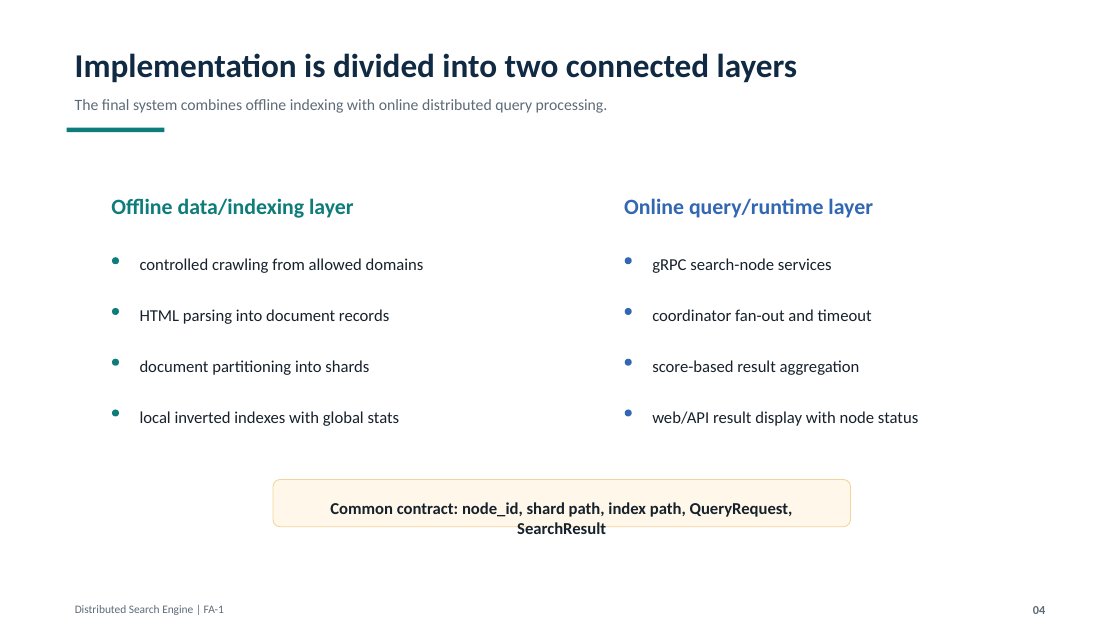
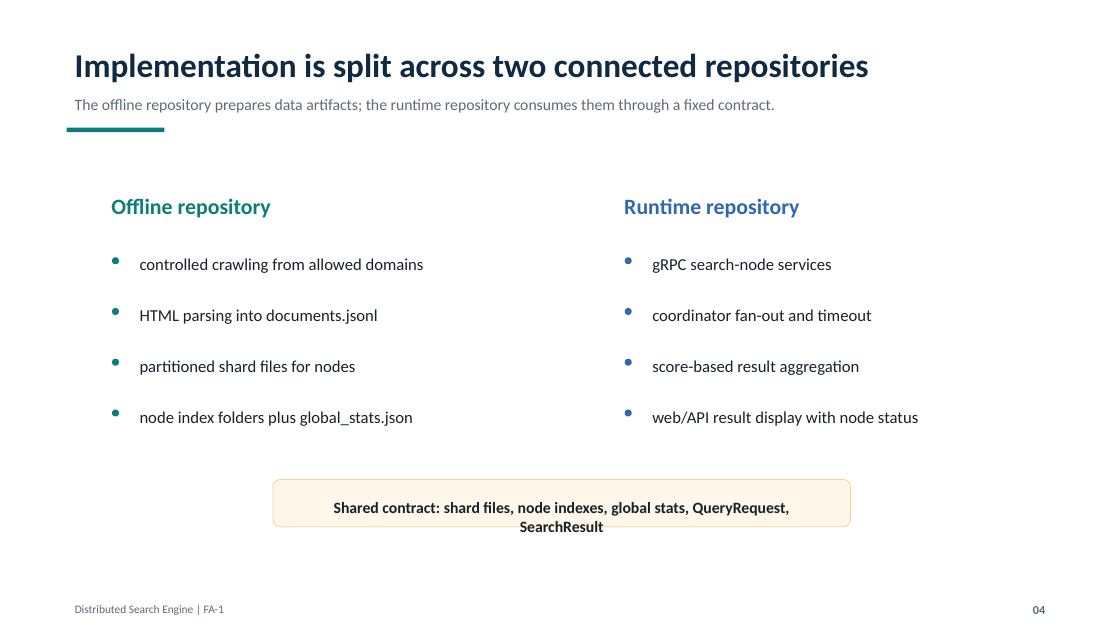
Before and after one commit to parth-darandale/ds-mini-project, a slide deck: slide 4 of Distributed_Search_Engine_FA1_Technical_Presentation.pptx. Drawn at 1120x630 pixels with LibreOffice and Linux fonts; fonts in the diff are those of the drawing. Boxes give left, top, right and bottom in pixels: in the first picture for what was removed or moved away, otherwise in the second. Text is boxed around its words. In the diff, an @@ line names an element or a change of style, - is before the commit and + after.

Commit message:
Clarify two-repository integration in deck

```diff
--- a/Distributed_Search_Engine_FA1_Technical_Presentation.pptx
+++ b/Distributed_Search_Engine_FA1_Technical_Presentation.pptx
@@ text at (75,53,869,83): text changed @@
-Implementation is divided into two connected layers
+Implementation is split across two connected repositories
@@ text at (75,99,775,113): text changed @@
-The final system combines offline indexing with online distributed query processing.
+The offline repository prepares data artifacts; the runtime repository consumes them through a fixed contract.
@@ text at (111,198,271,218): text changed @@
-Offline data/indexing layer
+Offline repository
@@ text at (624,198,799,218): text changed @@
-Online query/runtime layer
+Runtime repository
@@ text at (140,309,378,324): text changed @@
-HTML parsing into document records
+HTML parsing into documents.jsonl
@@ text at (140,360,355,375): text changed @@
-document partitioning into shards
+partitioned shard files for nodes
@@ text at (140,411,413,426): text changed @@
-local inverted indexes with global stats
+node index folders plus global_stats.json
@@ text at (334,502,790,516): text changed; size 14.2 to 13.5 pt @@
-Common contract: node_id, shard path, index path, QueryRequest, SearchResult
+Shared contract: shard files, node indexes, global stats, QueryRequest, SearchResult
```
Also in this commit, not shown: 1 other slide changed, 1 other file.
